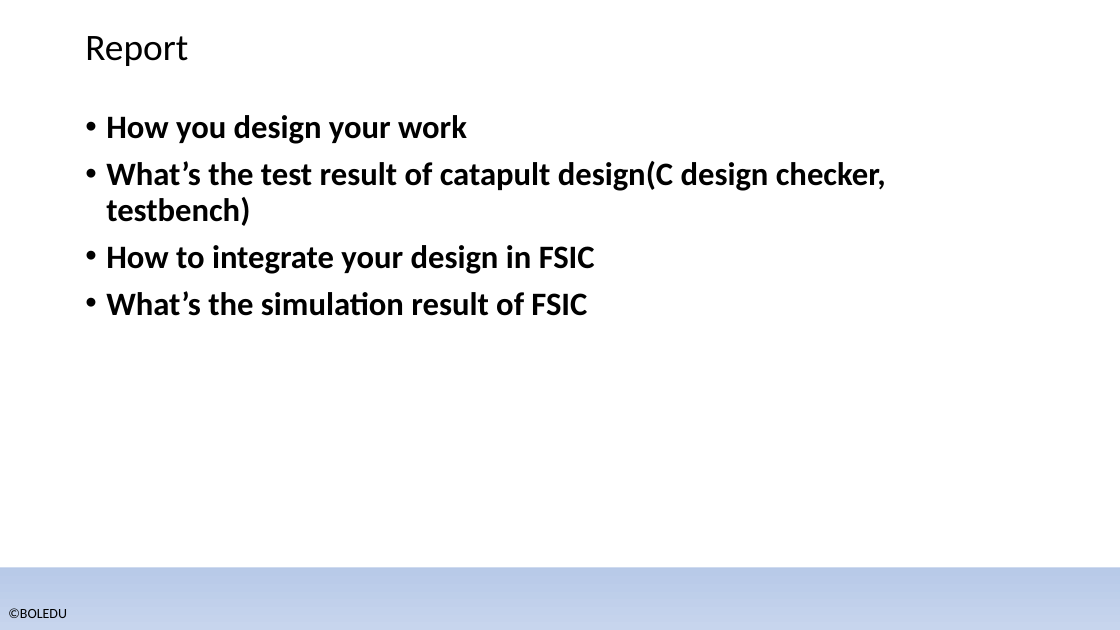
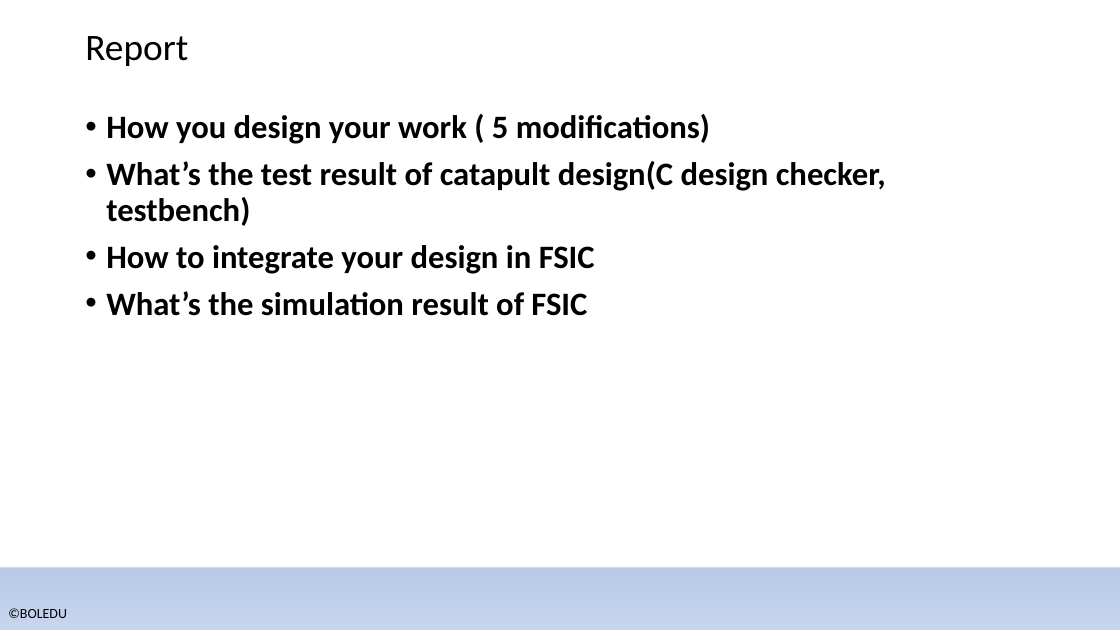
Before and after one commit to bol-edu/caravel-soc_fpga-lab, a slide deck: slide 18 of catapult_hls/lab_catapult_workbook.pptx (slide 16 before the commit). Drawn at 1120x630 pixels with LibreOffice and Linux fonts; fonts in the diff are those of the drawing; background and template pictures are left out. Boxes give left, top, right and bottom in pixels: in the first picture for what was removed or moved away, otherwise in the second. Text is boxed around its words. In the diff, an @@ line names an element or a change of style, - is before the commit and + after.

```diff
--- a/catapult_hls/lab_catapult_workbook.pptx
+++ b/catapult_hls/lab_catapult_workbook.pptx
@@ text at bbox=[106, 114, 710, 144]: text changed @@
-• How you design your work
+• How you design your work ( 5 modifications)
```
Also in this commit, not shown: 2 other slides changed, 2 slides added.
